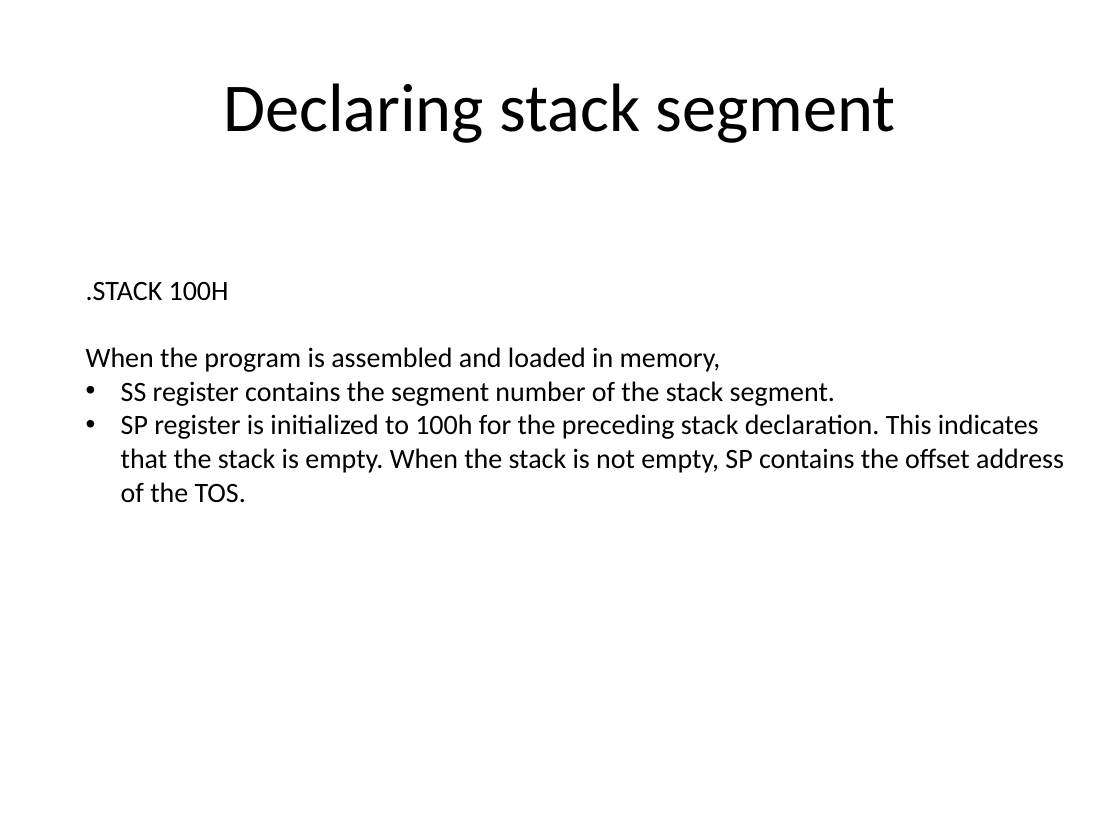
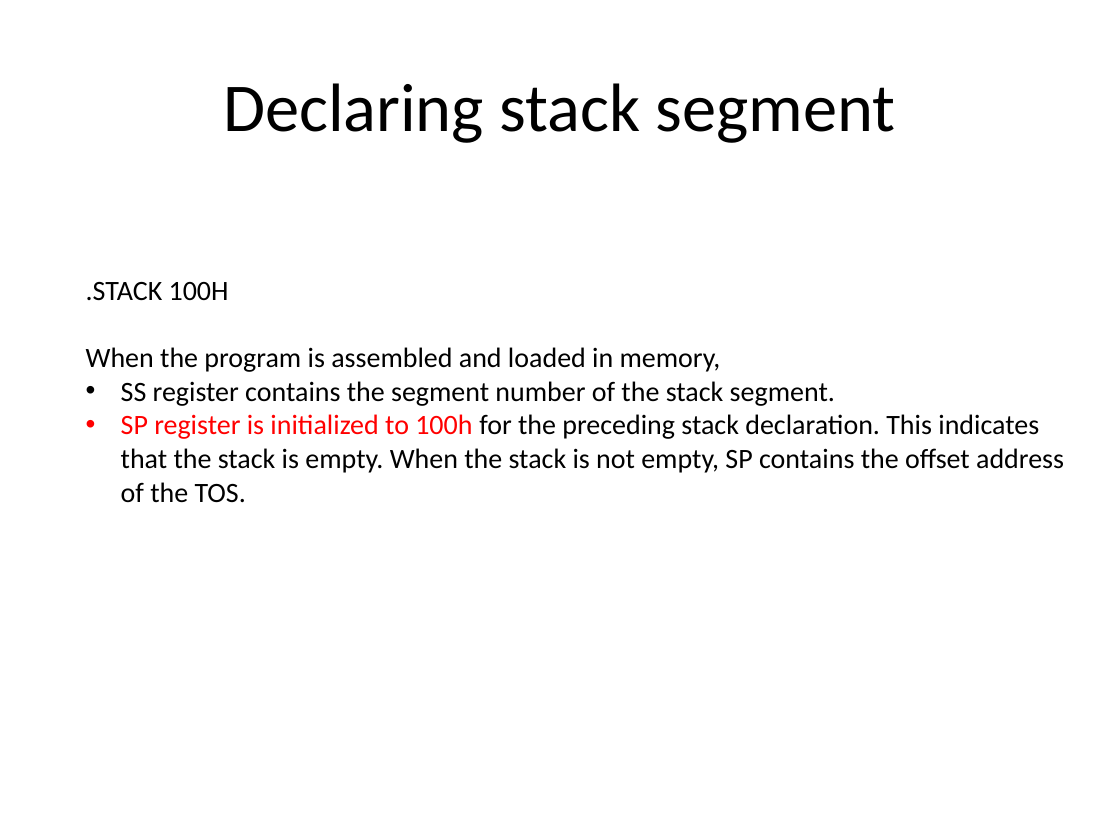
Before and after one commit to AbdurRoufBD/Assembly-Programming-Language-Matterials, a slide deck: slide 3 of Chapter 8.pptx. Drawn at 1120x840 pixels with LibreOffice and Linux fonts; fonts in the diff are those of the drawing. Boxes give left, top, right and bottom in pixels: in the first picture for what was removed or moved away, otherwise in the second. Text is boxed around its words. In the diff, an @@ line names an element or a change of style, - is before the commit and + after.

```diff
--- a/Chapter 8.pptx
+++ b/Chapter 8.pptx
@@ text at [121,414,1064,503]: text colour #000000 to #FF0000 in "SP register is initialized to 100h" @@
```
Also in this commit, not shown: 1 other slide changed, 4 other files.
